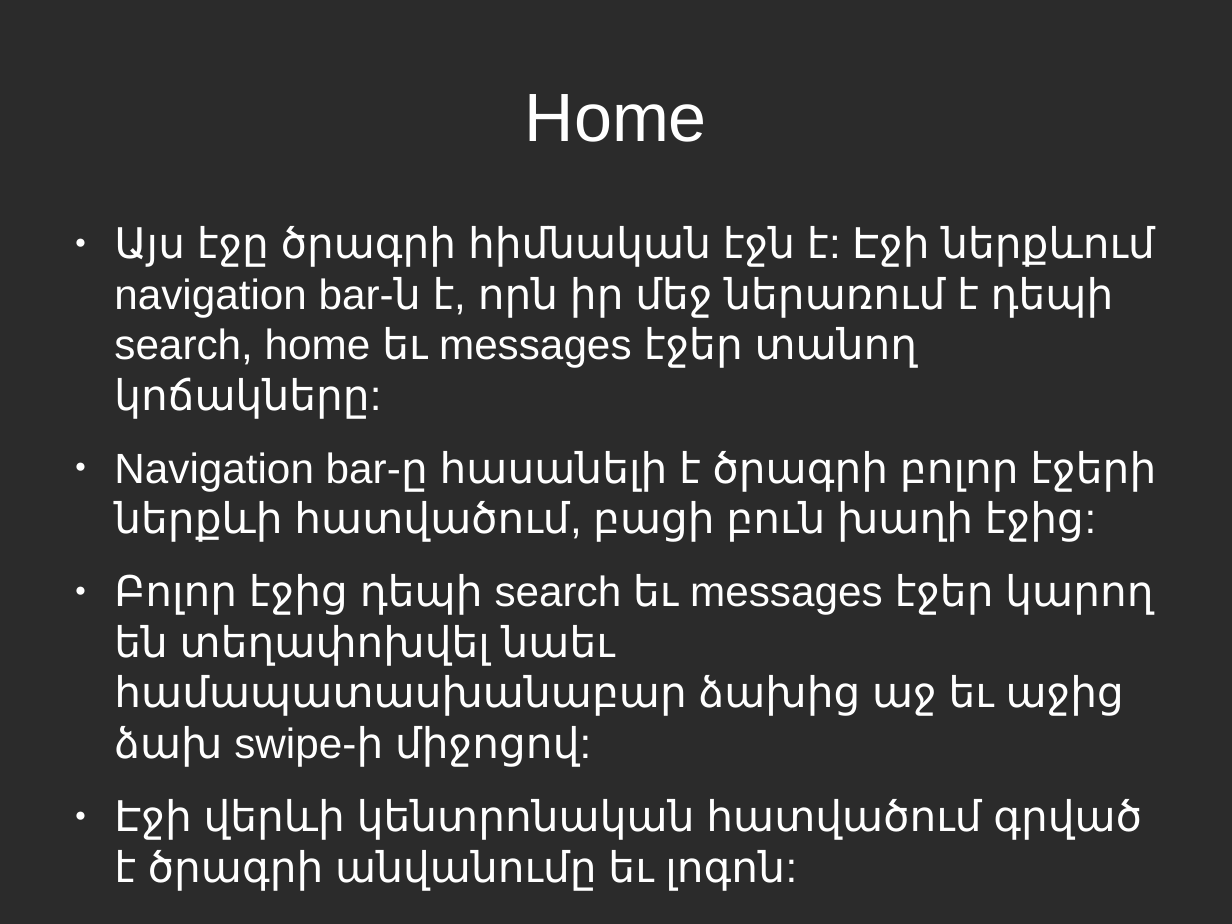
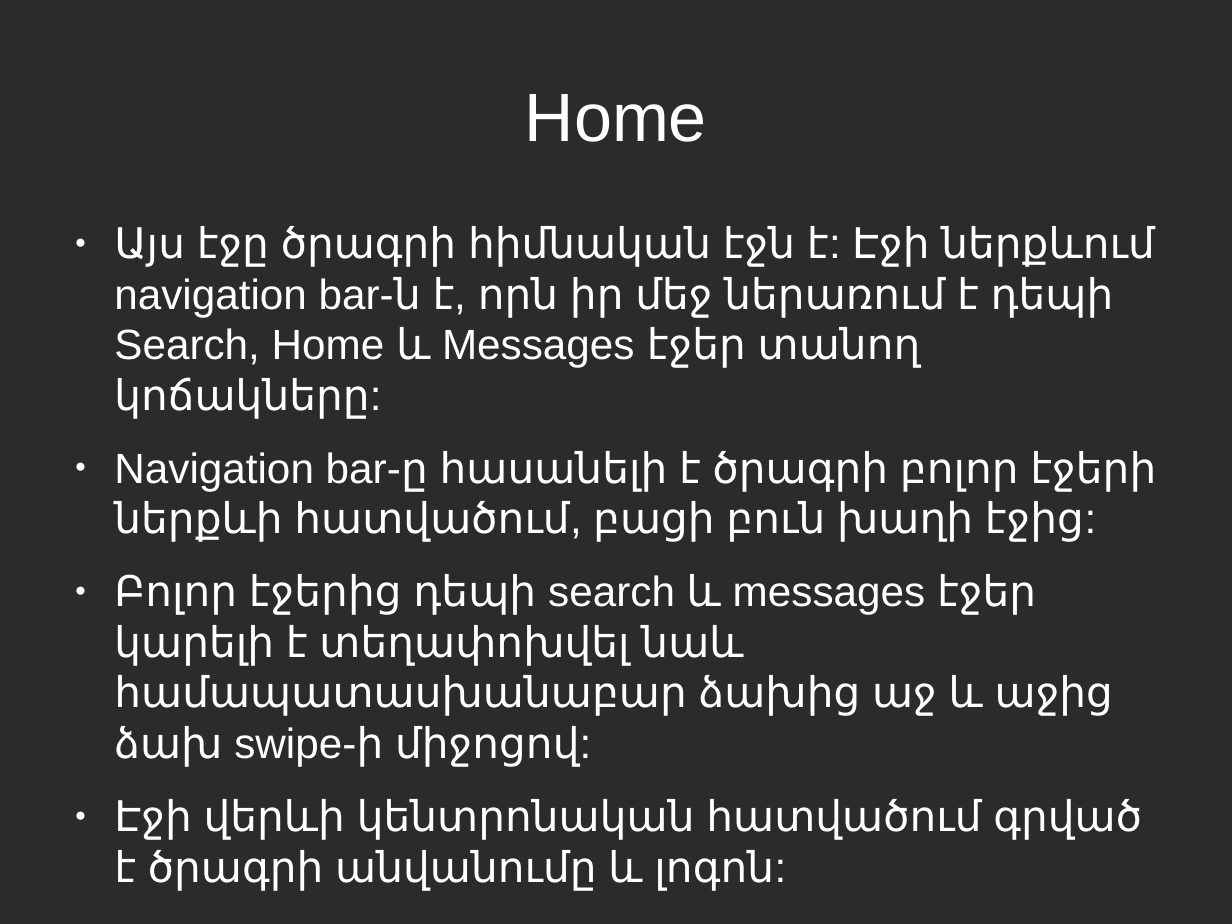
Before and after one commit to vanit-basic/instant_messenger, a slide deck: slide 11 of Documentation/Documentation.odp (slide 10 before the commit). Drawn at 1232x924 pixels with LibreOffice and Linux fonts; fonts in the diff are those of the drawing; background and template pictures are left out; a plain dark background stands for a picture behind light text. Boxes give left, top, right and bottom in pixels: in the first picture for what was removed or moved away, otherwise in the second. Text is boxed around its words. In the diff, an @@ line names an element or a change of style, - is before the commit and + after.

```diff
--- a/Documentation/Documentation.odp
+++ b/Documentation/Documentation.odp
@@ text at bbox=[114, 226, 1154, 419]: text changed @@
-● Այս էջը ծրագրի հիմնական էջն է: Էջի ներքևում navigation bar-ն է, որն իր մեջ ներառում է դեպի search, home եւ messages էջեր տանող կոճակները:
+● Այս էջը ծրագրի հիմնական էջն է: Էջի ներքևում navigation bar-ն է, որն իր մեջ ներառում է դեպի Search, Home և Messages էջեր տանող կոճակները:
@@ text at bbox=[114, 574, 1142, 891]: text changed @@
-● Բոլոր էջից դեպի search եւ messages էջեր կարող են տեղափոխվել նաեւ համապատասխանաբար ձախից աջ եւ աջից ձախ swipe-ի միջոցով:
-● Էջի վերևի կենտրոնական հատվածում գրված է ծրագրի անվանումը եւ լոգոն:
+● Բոլոր էջերից դեպի search և messages էջեր կարելի է տեղափոխվել նաև համապատասխանաբար ձախից աջ և աջից ձախ swipe-ի միջոցով:
+● Էջի վերևի կենտրոնական հատվածում գրված է ծրագրի անվանումը և լոգոն:
```
Also in this commit, not shown: 24 other slides changed, 1 slide added.
